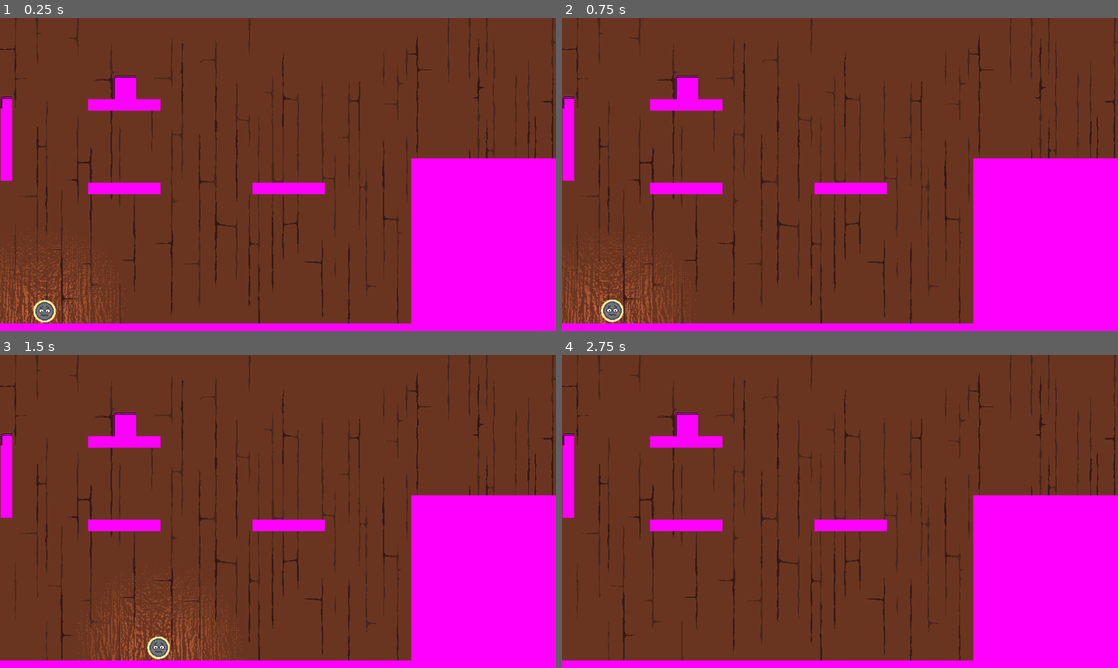
Above: before the commit, frames 1-4 (two rows, left to right).
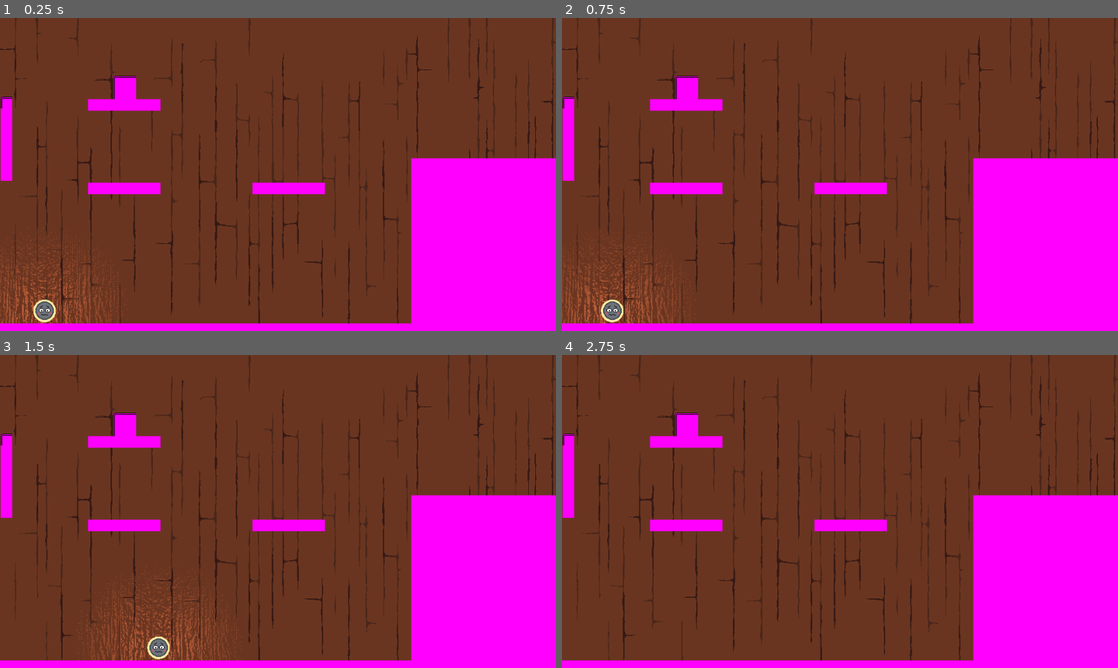
Above: after the commit, the same moments.

Repository: NAERNON/ggj-2026-mask
Game: Godot game, scene res://scenes/main.tscn
Same seed, same stepped clock (60 frames per second), same inputs: the game is played once before the commit and once after it.
Inputs:
- Up to frame 1 (0.25 s): no input
- Up to frame 2 (0.75 s): tap Enter at 0.5 s; hold D (move_tape_right) from 0.53 s (still down); hold R (move_tape_reroll) from 0.53 s (still down)
- Up to frame 3 (1.5 s): tap Space (move_tape_jump) at 0.77 s; release D (move_tape_right) at 1.28 s; release R (move_tape_reroll) at 1.28 s; hold S (move_tape_down) from 1.28 s (still down); tap G (tape_switch_grip) at 1.35 s
- Up to frame 4 (2.75 s): tap Space (move_tape_jump) at 1.52 s; release S (move_tape_down) at 2.03 s; hold D (move_tape_right) from 2.03 s (still down); hold R (move_tape_reroll) from 2.03 s (still down)

The runs differ from the first frame. In frame 1, 0.4% of the frame differs, in the area x 0-23%, y 68-98%; in frame 2, less than 0.1%; in frame 3, less than 0.1%; in frame 4, nothing differs.

Commit message:
MaskingTape back

Diff:
--- a/scripts/masking_tape.gd
+++ b/scripts/masking_tape.gd
@@ -19,12 +19,24 @@
 		_grip_on_wall = new_value
 		floor_stop_on_slope = not floor_stop_on_slope
 		if _grip_on_wall :
+			if get_wall_normal().x == 1 :
+				contact_floor.position.x = -504
+			else :
+				contact_floor.position.x = 504
+			contact_floor.position.y = 0
 			velocity = Vector2.ZERO
+		else :
+			contact_floor.position.y = 504
+			contact_floor.position.x = 0
+
+		touch_or_leave_wall.emit()
 
 signal start_grip()
 signal end_grip()
 signal touch_or_leave_floor()
+signal touch_or_leave_wall()
 signal reroll()
+signal touch_restock()
 
 var _in_free_fall   : bool :
 	set(new_value) :
@@ -40,15 +52,16 @@
 			start_grip.emit()
 		else :
 			end_grip.emit()
-			_grip_on_wall = false
+			_grip_on_wall  = false
 			one_grip_point = false
 
 var one_grip_point : bool
 
+var last_floor_position : Vector2
+
 func _ready() -> void :
 	_in_free_fall = not is_on_floor()
 	_is_rerolling = Input.is_action_just_pressed('move_tape_reroll')
-	_grip_on_wall = false
 	_tape_len     = initial_tape_dist
 
 func _physics_process(delta : float) -> void :
@@ -58,24 +71,31 @@
 		if not _grip_on_wall :
 			velocity.y += 980 * delta
 
-			if _in_free_fall and is_on_floor() :
-				_in_free_fall = false
-			elif not is_on_floor() and not _in_free_fall :
-				_in_free_fall = true
+		if is_on_floor() :
+			last_floor_position = contact_floor.global_position
 
-			if is_on_wall() and is_gripping :
-				if not _grip_on_wall :
-					_grip_on_wall = true
+		move_and_slide()
+		if is_on_wall() and is_gripping :
+			if not _grip_on_wall :
+				_grip_on_wall = true
 
 		elif _grip_on_wall and not is_on_wall() :
-			_grip_on_wall = false
+				_grip_on_wall = false
 
-		move_and_slide()
+		if _in_free_fall and is_on_floor() :
+			_in_free_fall = false
+		elif not is_on_floor() and not _in_free_fall :
+			_in_free_fall = true
+
 		for collision_id : int in range(get_slide_collision_count()) :
 			var collision : KinematicCollision2D = get_slide_collision(collision_id)
 			if collision.get_collider() is RigidBody2D :
 				var box : RigidBody2D = collision.get_collider()
 				box.apply_force(collision.get_normal() * -push_force)
+			elif collision.get_collider() is StaticBody2D :
+				var static_body : StaticBody2D = collision.get_collider()
+				if static_body.get_collision_layer_value(2) :
+					touch_restock.emit()
 	else :
 		if reroll_target != Vector2.INF :
 			self.position = self.position.move_toward(reroll_target, reroll_speed*delta)
@@ -92,7 +112,10 @@
 	var grip  = Input.is_action_just_pressed('tape_switch_grip')
 
 	if grip :
-		is_gripping = not is_gripping
+		if not is_gripping or (is_gripping and (is_on_wall() or is_on_floor())):
+			if is_on_wall() and not _grip_on_wall :
+				_grip_on_wall = true
+			is_gripping = not is_gripping
 
 	if _grip_on_wall :
 		velocity = Vector2.ZERO
@@ -131,4 +154,6 @@
 
 func update_used_tape_len(used_tape : float) -> void :
 	_used_tape_len = used_tape
-	print(_used_tape_len)
+
+func add_max_tape(tape_restock : float) -> void :
+	_tape_len += tape_restock
